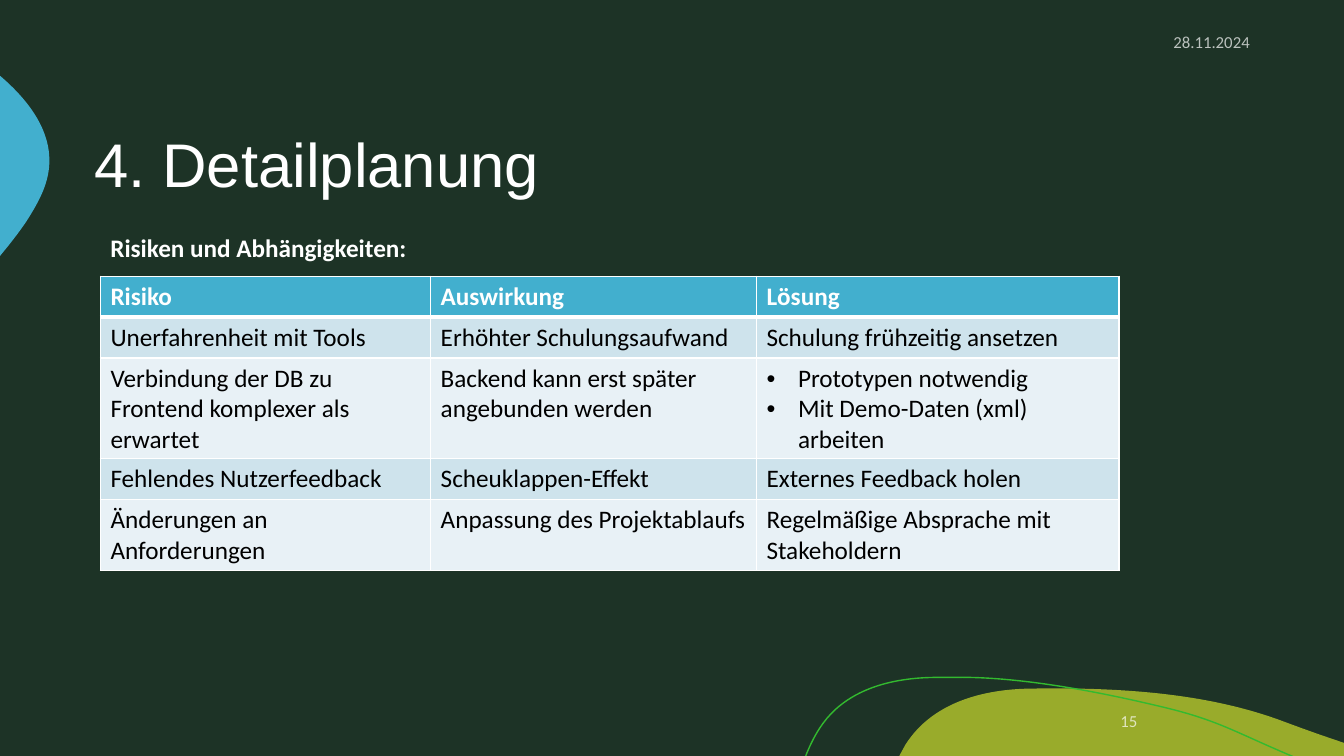
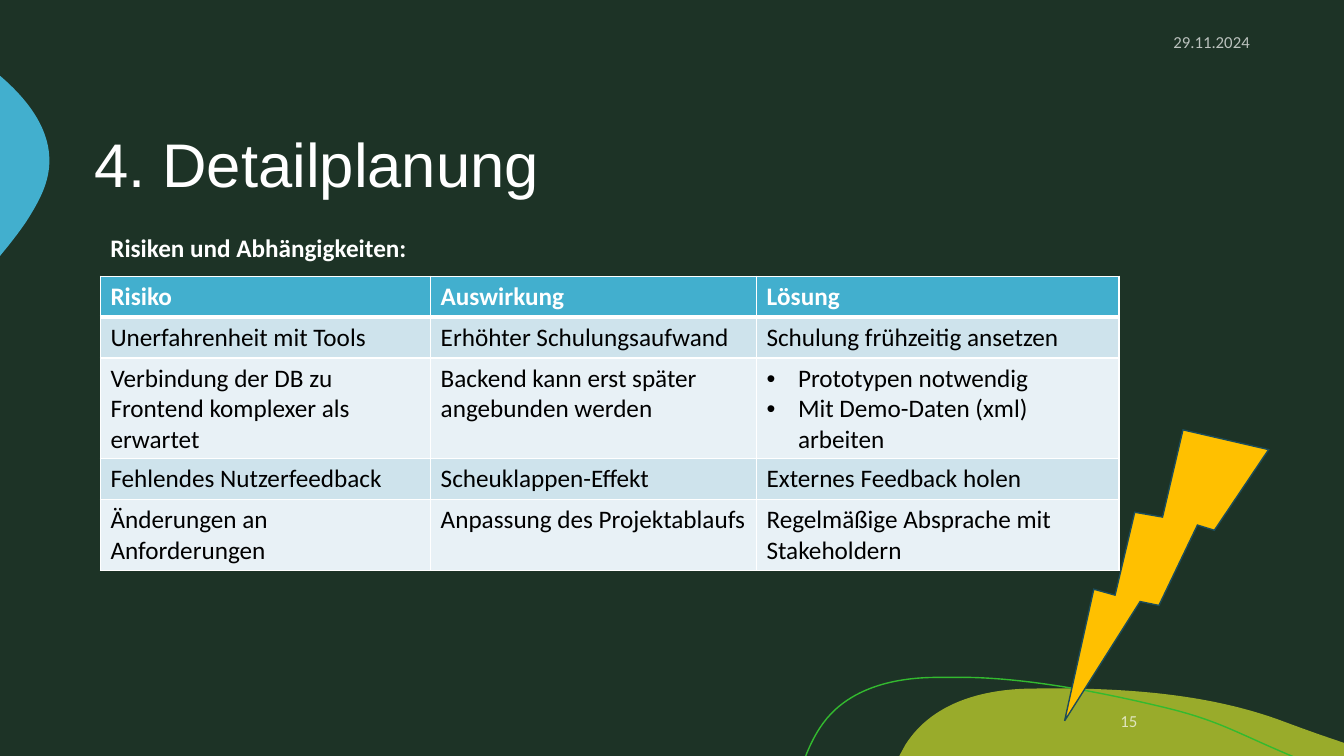
Before and after one commit to zIExpantion/ZumGelbenBach, a slide deck: slide 15 of Dokumente/Sprint-Backlog/Sprint-Backlog1.pptx. Drawn at 1344x756 pixels with LibreOffice and Linux fonts; fonts in the diff are those of the drawing; background and template pictures are left out. Boxes give left, top, right and bottom in pixels: in the first picture for what was removed or moved away, otherwise in the second. Text is boxed around its words. In the diff, an @@ line names an element or a change of style, - is before the commit and + after.

```diff
--- a/Dokumente/Sprint-Backlog/Sprint-Backlog1.pptx
+++ b/Dokumente/Sprint-Backlog/Sprint-Backlog1.pptx
@@ text at (1173,37,1249,48): text changed @@
-28.11.2024
+29.11.2024
@@ lightning bolt added at (967,396,1329,721), fill #FFC000, outline #1D4D5A 1 pt @@
```
Also in this commit, not shown: 16 other slides changed, 2 slides added, 2 other files.
